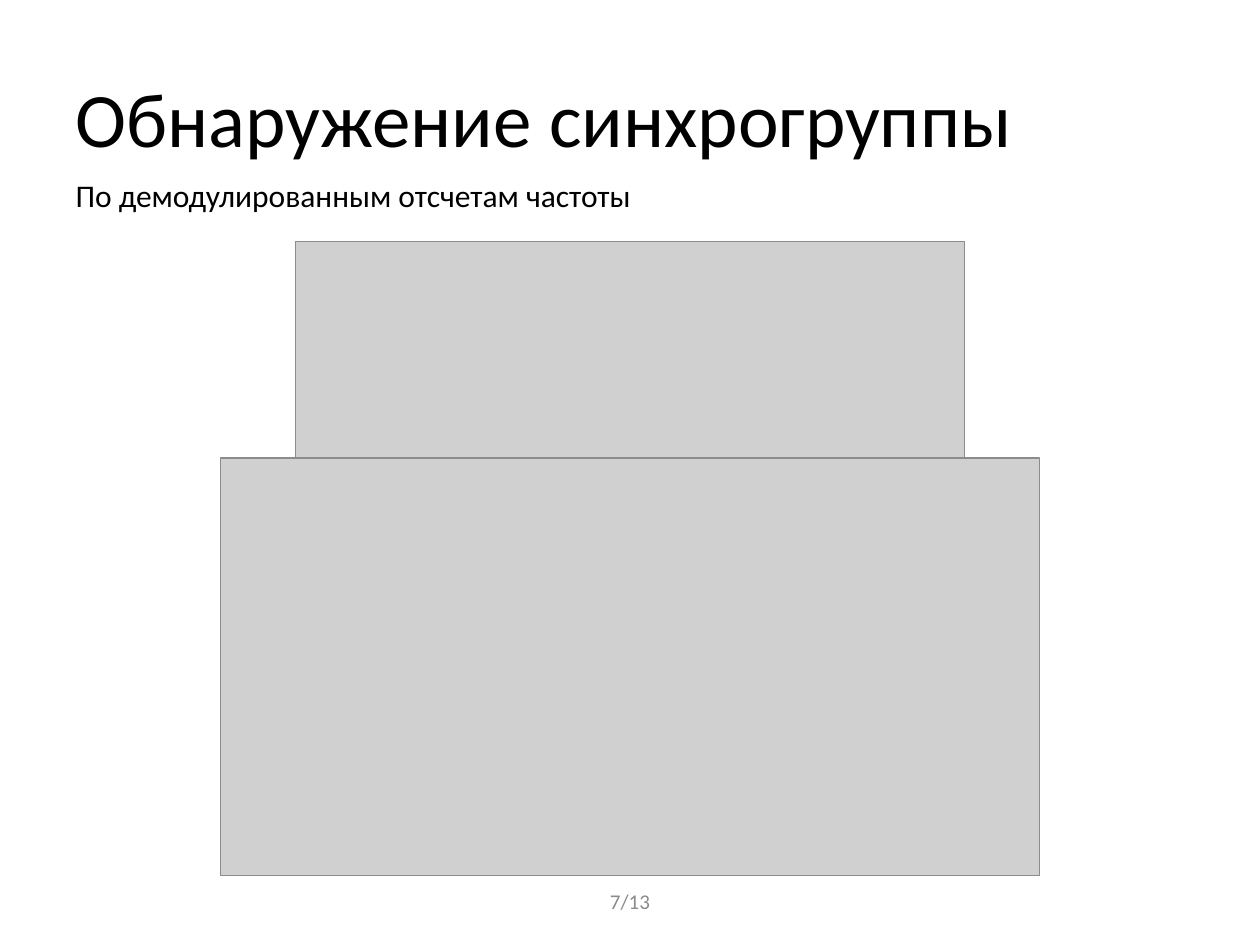
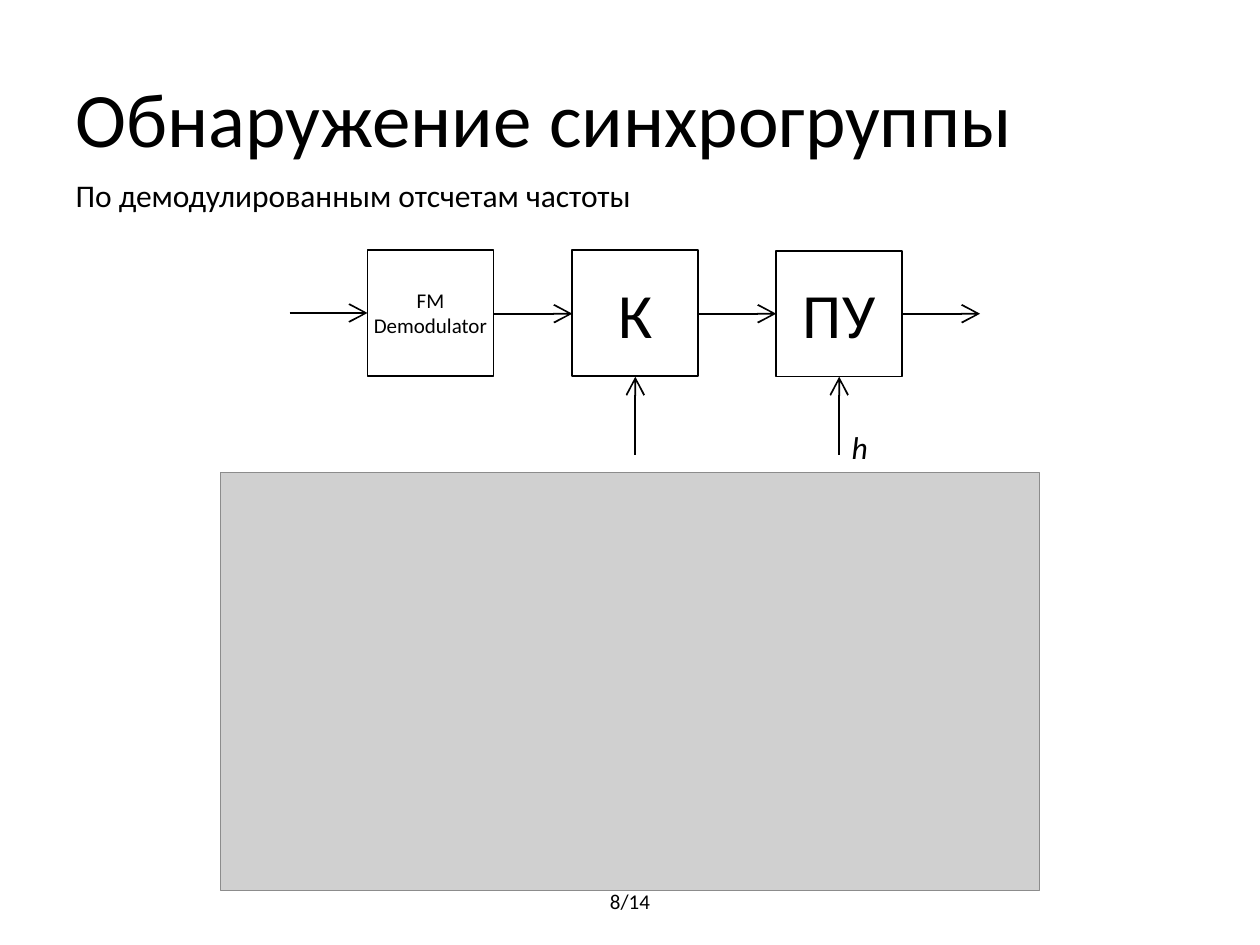
Before and after one commit to BorzhonovAI/magistr, a slide deck: slide 8 of Презентация Диплом.pptx (slide 7 before the commit). Drawn at 1260x945 pixels with LibreOffice and Linux fonts; fonts in the diff are those of the drawing; grey boxes stand for pictures. Boxes give left, top, right and bottom in pixels: in the first picture for what was removed or moved away, otherwise in the second. Text is boxed around its words. In the diff, an @@ line names an element or a change of style, - is before the commit and + after.

```diff
--- a/Презентация Диплом.pptx
+++ b/Презентация Диплом.pptx
@@ picture removed at <box>295,242,964,459</box> @@
@@ rectangle added at <box>368,249,494,375</box>, fill #FFFFFF, outline #000000 1 pt @@
@@ rectangle added at <box>572,249,698,375</box>, fill #FFFFFF, outline #000000 1 pt @@
@@ rectangle added at <box>776,251,902,377</box>, fill #FFFFFF, outline #000000 1 pt @@
@@ text added at <box>374,294,487,333</box>, 12 pt, text #000000 @@
+FM
+Demodulator
@@ text added at <box>618,297,652,338</box>, 36 pt, text #000000 @@
+К
@@ text added at <box>803,297,875,339</box>, 36 pt, text #000000 @@
+ПУ
@@ arrow added from (290, 312) to (368, 312), #000000 1 pt @@
@@ arrow added from (494, 314) to (572, 314), #000000 1 pt @@
@@ arrow added from (698, 314) to (776, 314), #000000 1 pt @@
@@ arrow added from (902, 314) to (980, 314), #000000 1 pt @@
@@ arrow added from (635, 455) to (635, 377), #000000 1 pt @@
@@ arrow added from (839, 455) to (839, 377), #000000 1 pt @@
@@ text added at <box>852,437,868,459</box>, 18 pt, text #000000, italic @@
+h
@@ picture: place and size @@
-picture at <box>220,459,1040,877</box>
+picture at <box>220,472,1040,891</box>
@@ text at <box>610,894,650,910</box>: text changed; text colour #8C8C8C to #000000 @@
-7/13
+8/14
```
Also in this commit, not shown: 7 other slides changed, 5 slides added, 4 slides removed, 9 other files.
